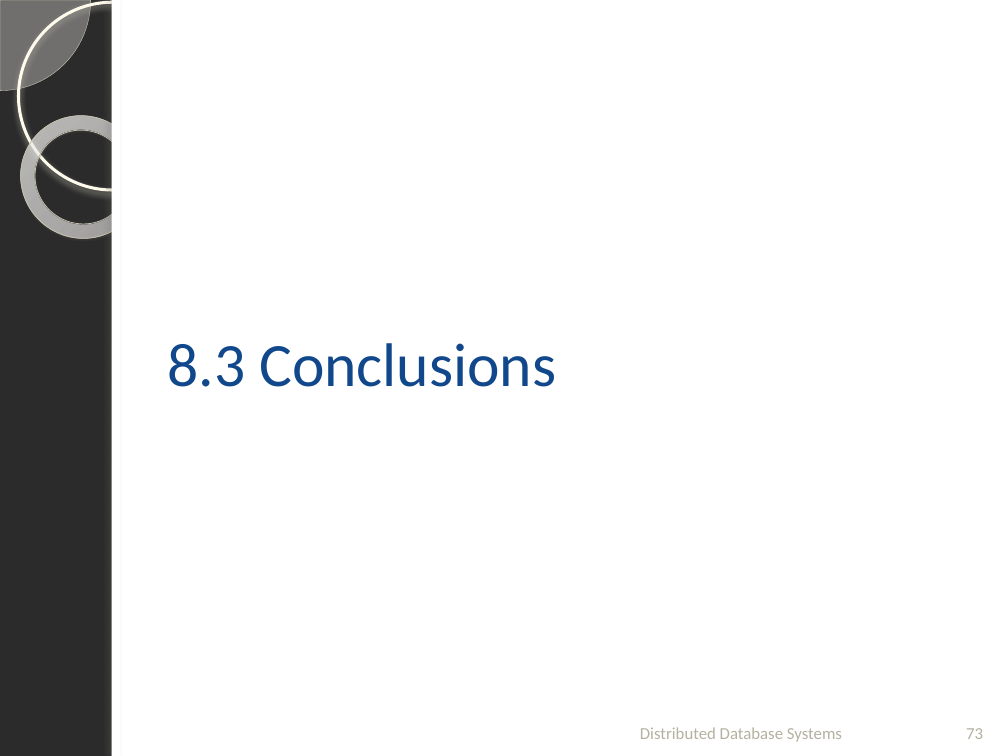
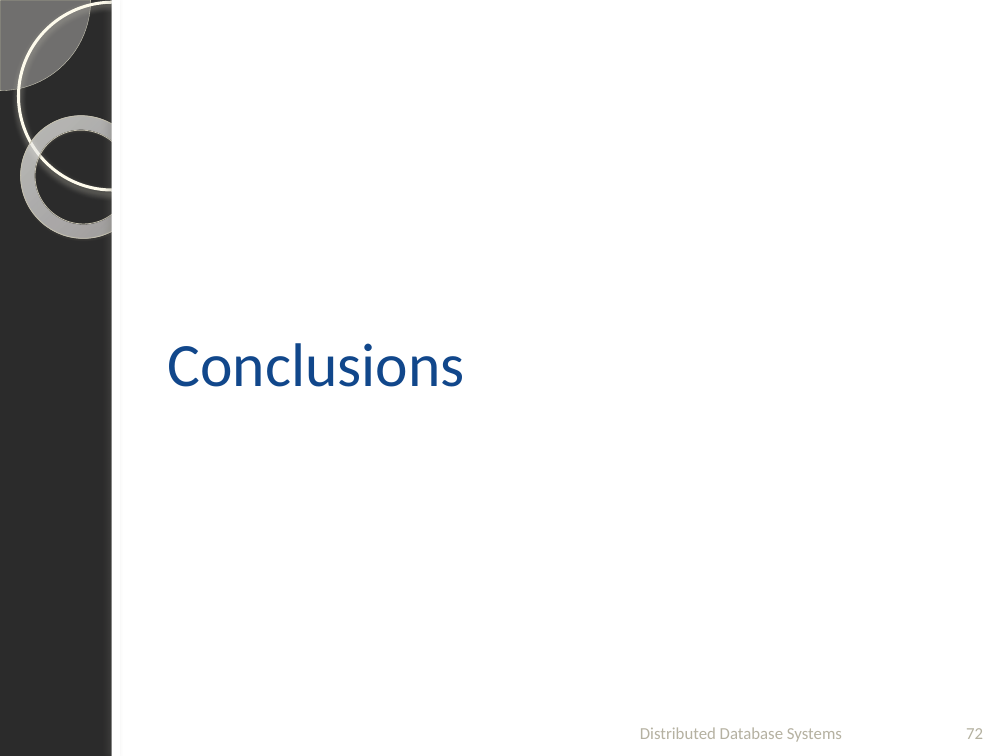
Before and after one commit to fanju1984/ddb, a slide deck: slide 72 of Fall 2017/Slides/03. Query Processing-2.pptx (slide 73 before the commit). Drawn at 1008x756 pixels with LibreOffice and Linux fonts; fonts in the diff are those of the drawing; background and template pictures are left out; a plain dark background stands for a picture behind light text. Boxes give left, top, right and bottom in pixels: in the first picture for what was removed or moved away, otherwise in the second. Text is boxed around its words. In the diff, an @@ line names an element or a change of style, - is before the commit and + after.

```diff
--- a/Fall 2017/Slides/03. Query Processing-2.pptx
+++ b/Fall 2017/Slides/03. Query Processing-2.pptx
@@ title at [167,343,464,387]: text changed @@
-8.3 Conclusions
+Conclusions
@@ page number at [966,728,983,739]: text changed @@
-73
+72
```
Also in this commit, not shown: 19 other slides changed, 1 slide removed, 1 other file.
